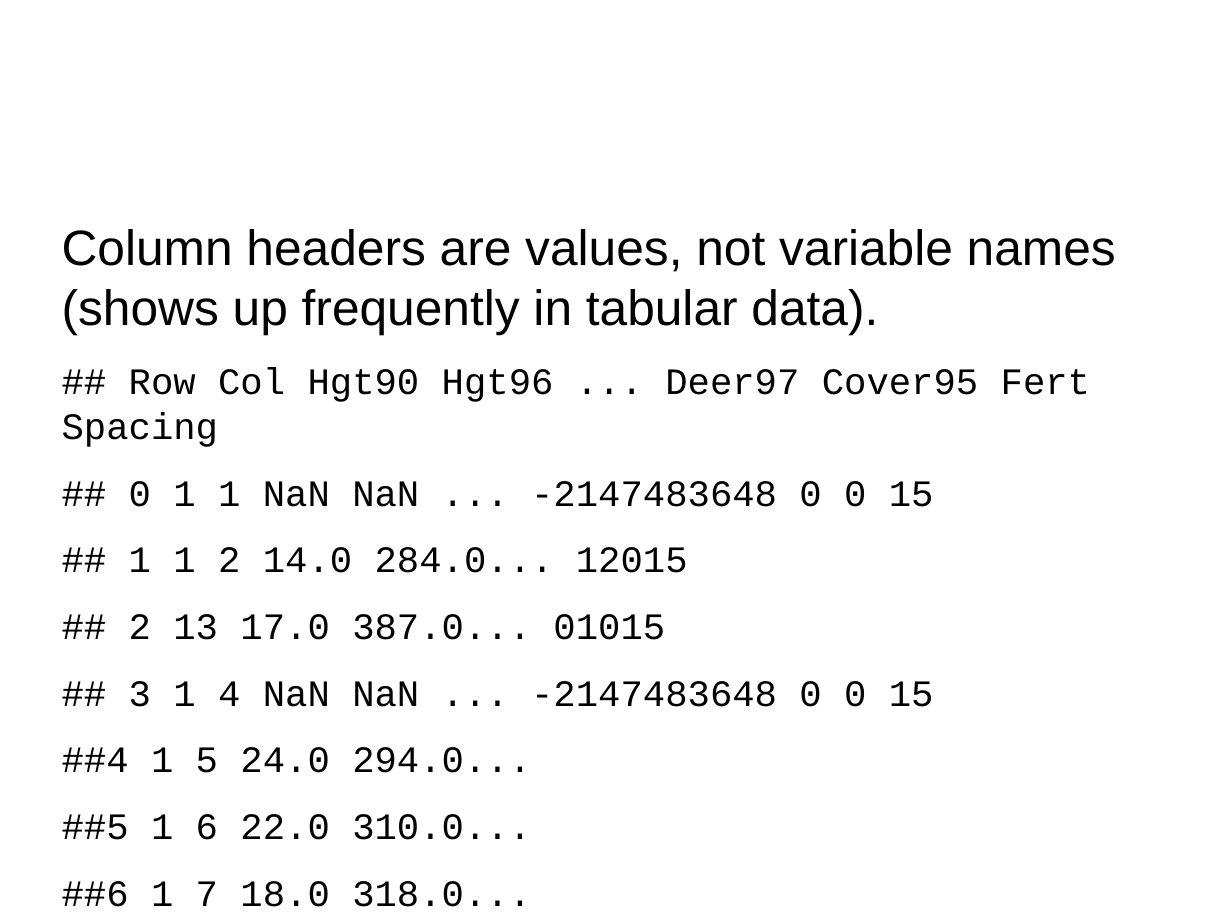
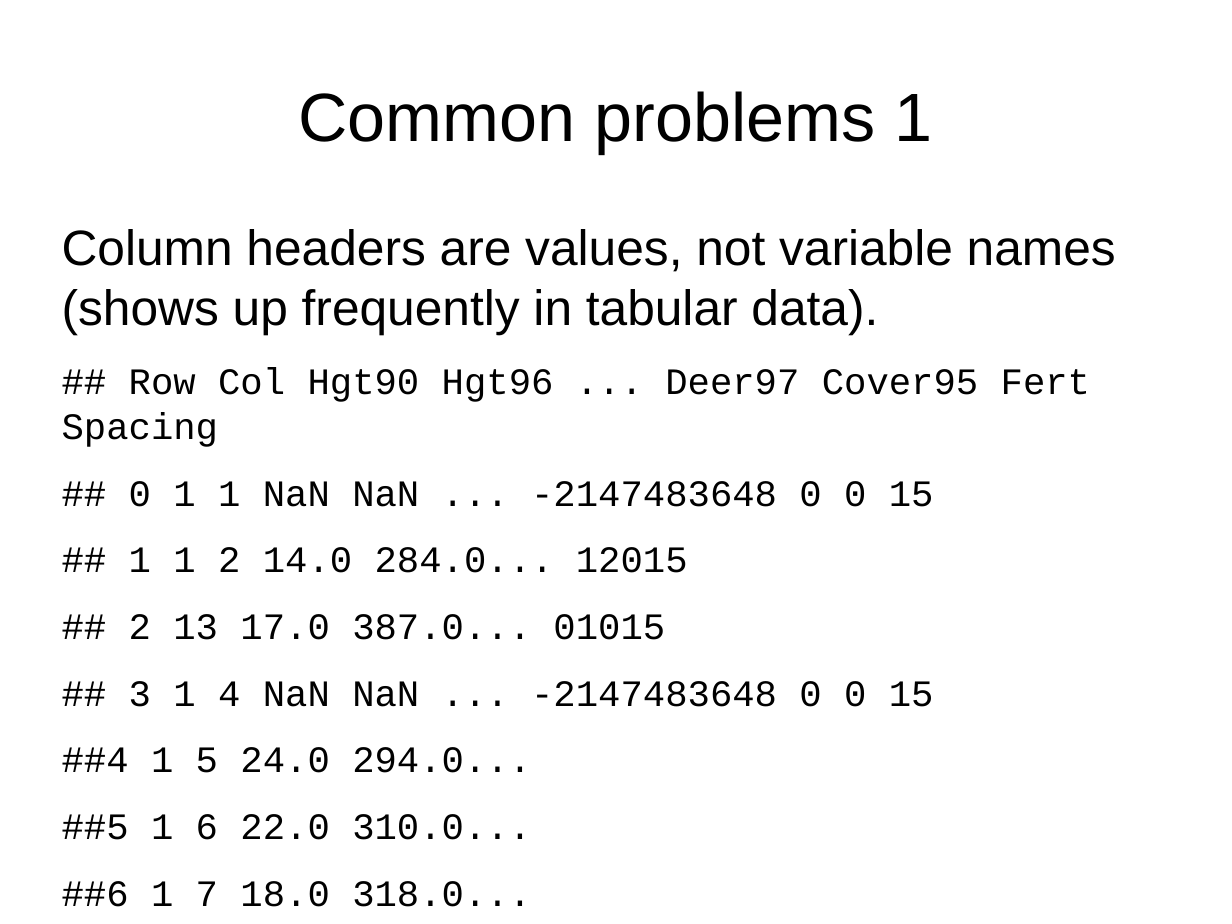
Before and after one commit to wltrimbl/uchicago-data227, a slide deck: slide 8 of slides/03-TIDY.odp (slide 5 before the commit). Drawn at 1232x924 pixels with LibreOffice and Linux fonts; fonts in the diff are those of the drawing. Boxes give left, top, right and bottom in pixels: in the first picture for what was removed or moved away, otherwise in the second. Text is boxed around its words. In the diff, an @@ line names an element or a change of style, - is before the commit and + after.

```diff
--- a/slides/03-TIDY.odp
+++ b/slides/03-TIDY.odp
@@ title added at <box>299,91,932,153</box>, 44 pt, text #000000 @@
+Common problems 1
```
Also in this commit, not shown: 17 other slides changed, 6 slides added, 1 slide removed, 4 other files.
